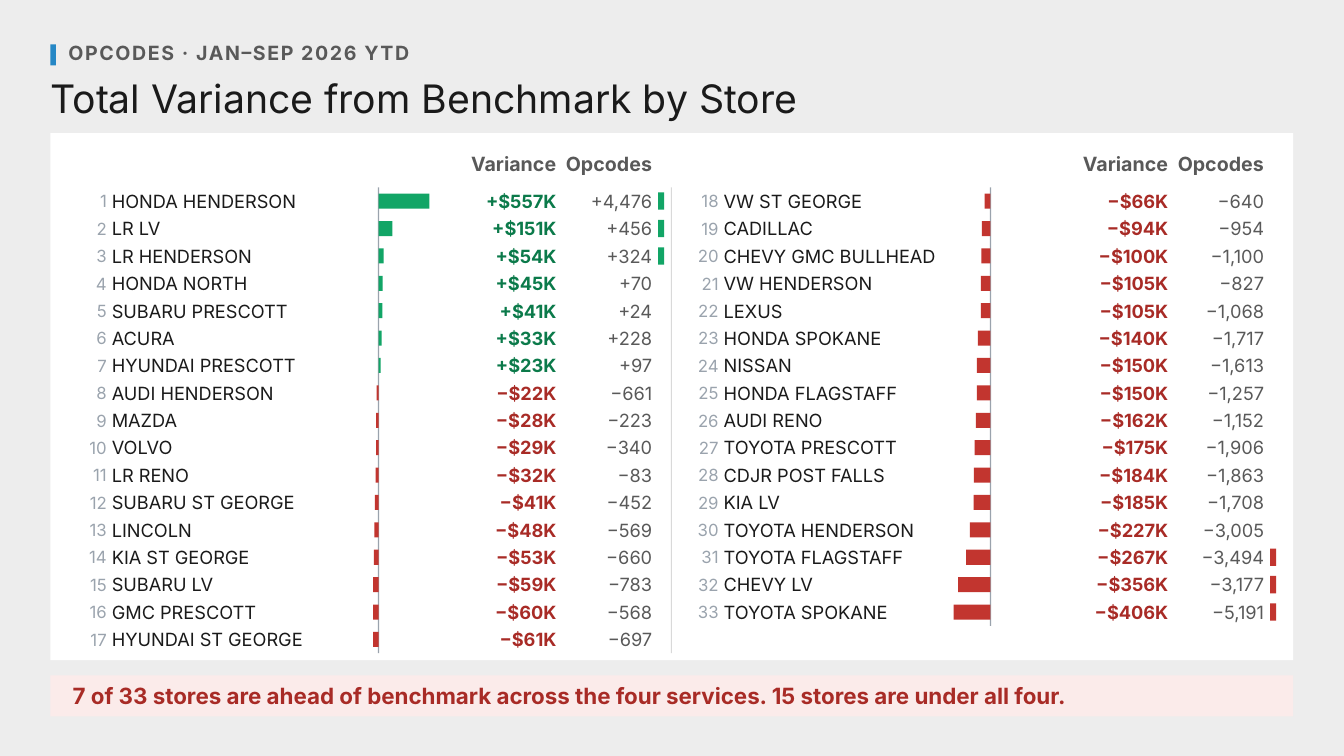
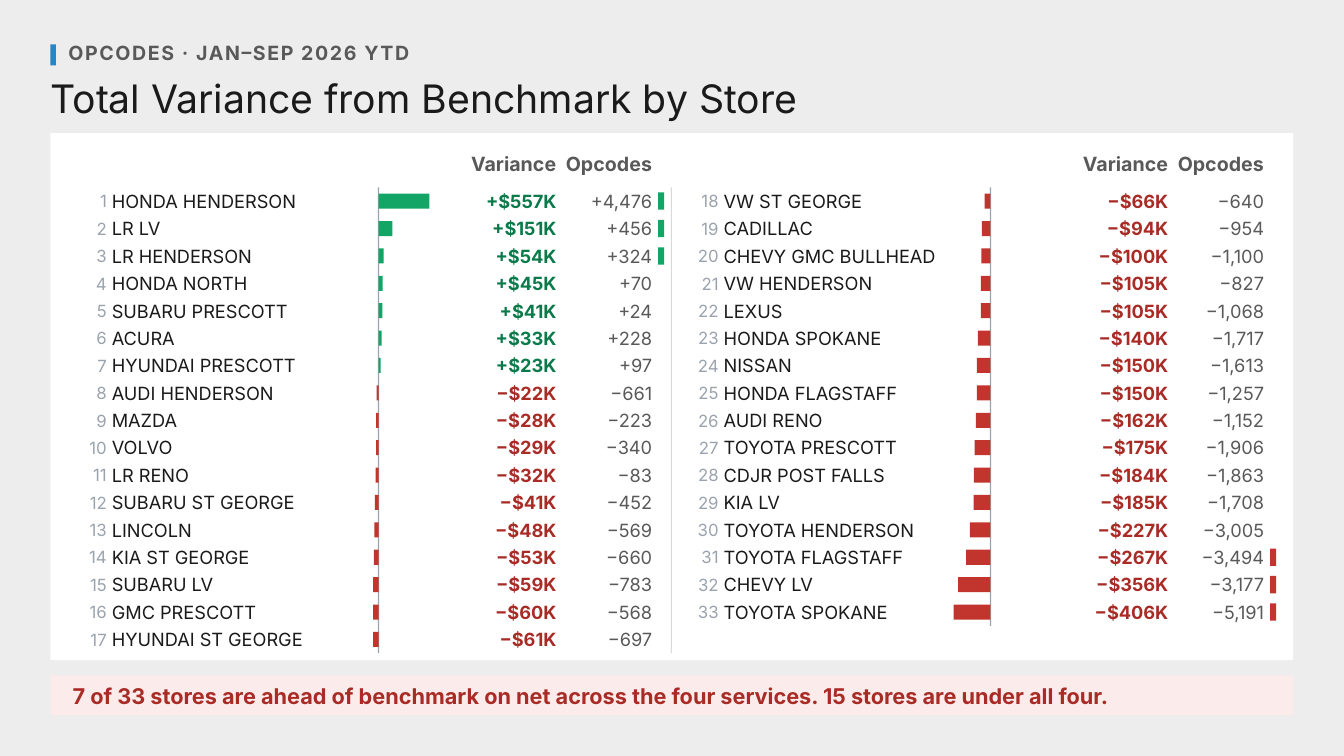
Before and after one commit to Ndresner/Noah, a slide deck: slide 110 of day2-deck/decks/Fixed Ops - Day 2 Example Test Deck.pptx. Drawn at 1344x756 pixels with LibreOffice and Linux fonts; fonts in the diff are those of the drawing. Boxes give left, top, right and bottom in pixels: in the first picture for what was removed or moved away, otherwise in the second. Text is boxed around its words. In the diff, an @@ line names an element or a change of style, - is before the commit and + after.

```diff
--- a/day2-deck/decks/Fixed Ops - Day 2 Example Test Deck.pptx
+++ b/day2-deck/decks/Fixed Ops - Day 2 Example Test Deck.pptx
@@ text at (x1=73, y1=687, x2=1109, y2=704): text changed; size 16 to 15.5 pt @@
-7 of 33 stores are ahead of benchmark across the four services. 15 stores are under all four.
+7 of 33 stores are ahead of benchmark on net across the four services. 15 stores are under all four.
```
Also in this commit, not shown: 13 other slides changed, 40 other files.
